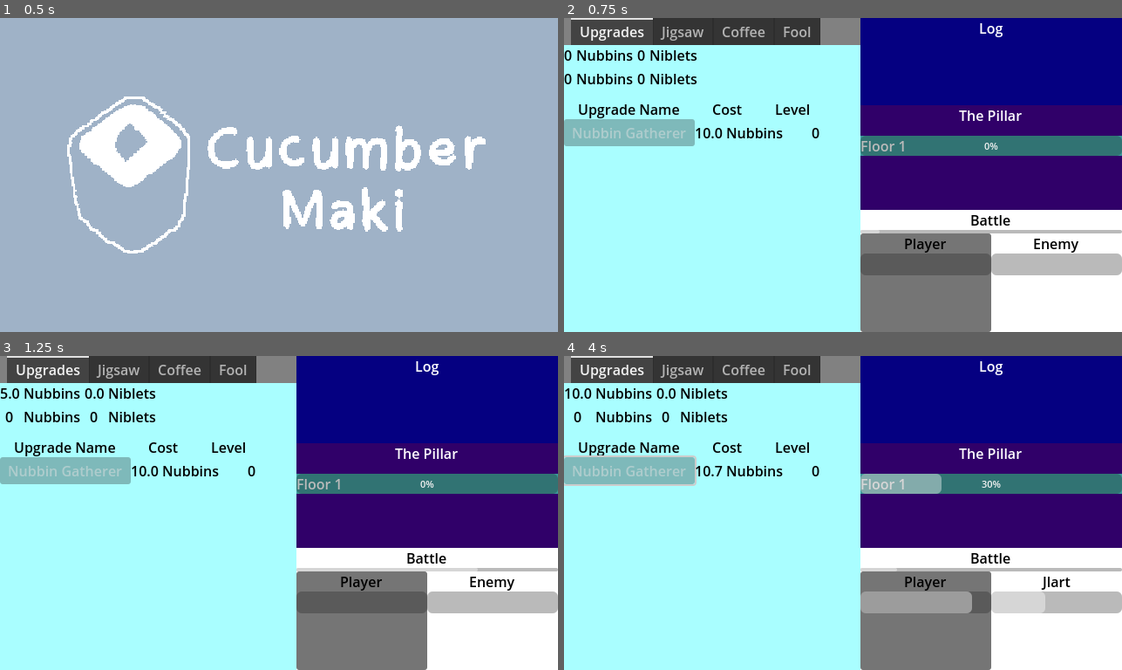
Above: before the commit, frames 1-4 (two rows, left to right).
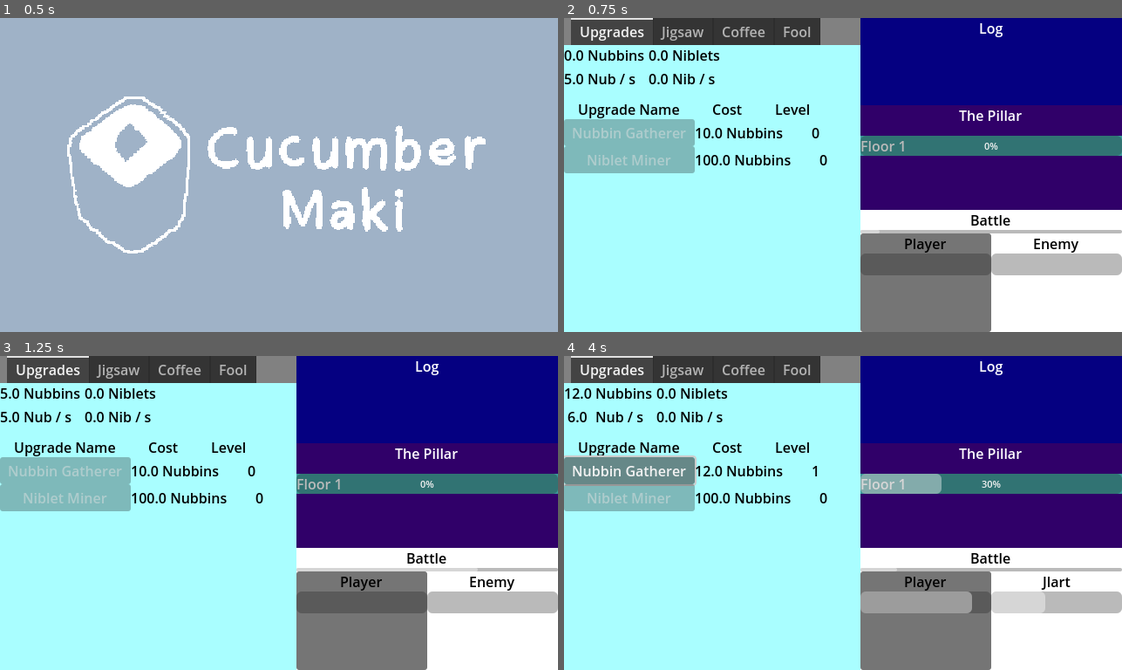
Above: after the commit, the same moments.

Repository: Cucumber-Maki/gmtk-2025
Game: Godot game, scene res://scenes/splashScreen/splashScreen.tscn
The game is run twice, just before and just after one commit, with the same random seed, the same clock (stepped at 60 frames per second) and the same inputs.
Inputs (mouse positions are in pixels of both pictures, inside the frame that each line leads up to):
- Up to frame 1 (0.5 s): no input
- Up to frame 2 (0.75 s): tap Enter at 0.5 s; move the mouse to (965, 159) at 0.52 s; click (965, 159) at 0.67 s
- Up to frame 3 (1.25 s): no input
- Up to frame 4 (4 s): drag from (731, 528) to (815, 575) at 1.27 s; click "Nubbin Gatherer" at 2 s; move the mouse to (898, 443) at 2.77 s; drag from (815, 575) to (675, 465) at 3.52 s

Frame 1 is identical in both runs. In frame 2, 3.4% of the frame differs, in the area x 0-48%, y 10-50%; in frame 3, 2.6%; in frame 4, 4.7%.

Commit message:
feat: add per second resources

Diff:
--- a/assets/gameLoop/resources/resources.gd
+++ b/assets/gameLoop/resources/resources.gd
@@ -3,16 +3,20 @@
 enum UpgradeResource{
 	Nubbin,
 	Niblet,
+	NubbinsPerSecond,
+	NibletsPerSecond,
 }
 
-var currentNubbins : float;
-var currentNiblets : float;
+var currentNubbins : float = 0;
+var currentNiblets : float = 0;
 
-var nubbinsPerSecond : float;
-var nibletsPerSecond : float;
+var nubbinsPerSecond : float = 0;
+var nibletsPerSecond : float = 0;
 
 signal nubbinsChanged
 signal nibletsChanged
+signal nubbinsPerSecondChanged
+signal nibletsPerSecondChanged
 func addResource(amount : float, resourceType : UpgradeResource) -> void:
 	match resourceType:
 		UpgradeResource.Nubbin:
@@ -21,17 +25,24 @@
 		UpgradeResource.Niblet:
 			currentNiblets += amount
 			nibletsChanged.emit()
-
-
+		UpgradeResource.NubbinsPerSecond:
+			nubbinsPerSecond += amount;
+			nubbinsPerSecondChanged.emit()
+		UpgradeResource.NibletsPerSecond:
+			nibletsPerSecond += amount;
+			nibletsPerSecondChanged.emit()
 
 func getResource(resourceType : UpgradeResource) -> float:
 	match resourceType:
 		UpgradeResource.Nubbin:
-			return currentNubbins;
+			return round(currentNubbins);
 		UpgradeResource.Niblet:
-			return currentNiblets;
-		_:
-			return currentNubbins
+			return round(currentNiblets);
+		UpgradeResource.NubbinsPerSecond:
+			return round(nubbinsPerSecond)
+		UpgradeResource.NibletsPerSecond:
+			return round(nibletsPerSecond)
+	return -1
 
 var timer : float;
 func _process(delta: float) -> void:
--- a/assets/menus/upgradePage/resourceCounts.gd
+++ b/assets/menus/upgradePage/resourceCounts.gd
@@ -3,6 +3,12 @@
 func _ready() -> void:
 	Resources.nubbinsChanged.connect(updateNubbins)
 	Resources.nibletsChanged.connect(updateNiblets)
+	Resources.nubbinsPerSecondChanged.connect(updateNubbinsPerSecond)
+	Resources.nibletsPerSecondChanged.connect(updateNibletsPerSecond)
+	updateNubbins()
+	updateNiblets()
+	updateNubbinsPerSecond()
+	updateNibletsPerSecond()
 
 
 
@@ -15,9 +21,9 @@
 	$NibletsNumber.text = str(newValue);
 
 func updateNubbinsPerSecond() -> void:
-	pass;
-#	TODO
+	var newValue : float= Resources.getResource(Resources.UpgradeResource.NubbinsPerSecond);
+	$NubbinsPerSecondNumber.text = str(newValue);
 
 func updateNibletsPerSecond() -> void:
-	pass;
-#	TODO
+	var newValue : float= Resources.getResource(Resources.UpgradeResource.NibletsPerSecond);
+	$NibletsPerSecondNumber.text = str(newValue);
--- a/assets/menus/upgradePage/resourceCounts.tscn
+++ b/assets/menus/upgradePage/resourceCounts.tscn
@@ -37,7 +37,7 @@
 [node name="NubbinsPerSecondLabel" type="Label" parent="."]
 layout_mode = 2
 theme_override_colors/font_color = Color(0, 0, 0, 1)
-text = "Nubbins"
+text = "Nub / s"
 
 [node name="NibletsPerSecondNumber" type="Label" parent="."]
 layout_mode = 2
@@ -48,4 +48,4 @@
 [node name="NibletsPerSecondLabel" type="Label" parent="."]
 layout_mode = 2
 theme_override_colors/font_color = Color(0, 0, 0, 1)
-text = "Niblets"
+text = "Nib / s"
--- a/assets/menus/upgradePage/upgradeButtons.gd
+++ b/assets/menus/upgradePage/upgradeButtons.gd
@@ -6,7 +6,9 @@
 func _ready() -> void:
 
 	#upgrade rows
-	addUpgradeRow("Nubbin Gatherer", "A lil guy to gather you nubbins", 10, 1.07, Resources.UpgradeResource.Nubbin, func():pass);
+	addUpgradeRow("Nubbin Gatherer", "A lil guy to gather you nubbins", 10, 1.2, Resources.UpgradeResource.Nubbin, func(): Resources.addResource(1, Resources.UpgradeResource.NubbinsPerSecond));
+	addUpgradeRow("Niblet Miner", "A stongy boi to get you some niblets", 100, 1.4, Resources.UpgradeResource.Nubbin, func(): Resources.addResource(1, Resources.UpgradeResource.NibletsPerSecond));
+
 
 func addUpgradeRow(buttonName : String,
 	buttonHover : String,
--- a/assets/menus/upgradePage/upgradeRow.gd
+++ b/assets/menus/upgradePage/upgradeRow.gd
@@ -7,8 +7,6 @@
 var _requiredResource : Resources.UpgradeResource;
 
 func _ready() -> void:
-#	default value
-	_costMultiplier = 1.07;
 	$Button.button_up.connect(completePurchase);
 
 
@@ -29,21 +27,30 @@
 
 func refreshCost():
 	if _requiredResource == Resources.UpgradeResource.Niblet:
-		$Cost.text = str(_currentCost)+" Niblets";
+		$Cost.text = str(getCost())+" Niblets";
 	elif _requiredResource == Resources.UpgradeResource.Nubbin:
-		$Cost.text = str(_currentCost)+" Nubbins";
+		$Cost.text = str(getCost())+" Nubbins";
 
 
 func completePurchase():
 	Resources.addResource(-_currentCost, _requiredResource)
 	_currentCost = _currentCost*_costMultiplier;
+	increaseLevel()
 	refreshCost()
+
+var _level : int = 0;
+func increaseLevel():
+	_level += 1;
+	$Level.text = str(_level)
 
 func _process(delta: float) -> void:
 	validatePurchasable()
 
 func validatePurchasable():
-	if Resources.getResource(_requiredResource) >= _currentCost:
+	if Resources.getResource(_requiredResource) >= getCost():
 		$Button.disabled = false;
 	else:
 		$Button.disabled = true;
+
+func getCost():
+	return round(_currentCost);
